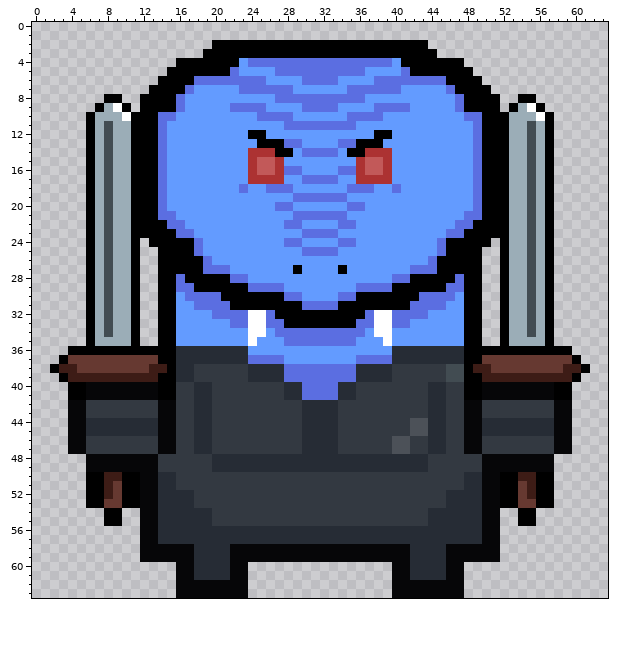
Edited in one commit: pixel-art sprite (Game/Assets/Entities/Snake_warrior.png). This is how it looked before the edit.
The file is 64x64 pixels. Colours within 5 levels of each other are drawn and written as one.
And afterwards:
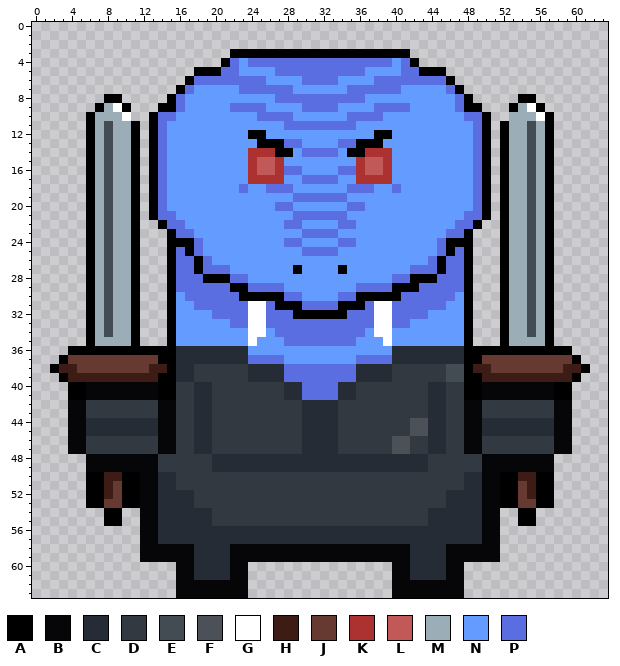
Palette (. is transparent): A #000000  B #060608  C #262c35  D #333941  E #424c52  F #4c5158  G #ffffff  H #3d1c16  J #663931  K #ac3232  L #c25959  M #9badb7  N #639bff  P #5b6ee1
Diff:
The edit turns colour A into colour G in row 31 at x 24 to 25 and 38 to 39.
The edit turns colour A into colour P in row 4 at x 22 and 41; in row 5 at x 21 and 42; in row 25 at x 16 and 47; in rows 26 to 27 at x 16 to 17 and 46 to 47; in row 28 at x 17 to 18 and 45 to 46; in row 29 at x 18 to 21 and 43 to 45.
The edit turns colour A into colour P in row 30 at x 21 to 22 and 41 to 42; in row 31 at x 22 to 23, 26, 37 and 40 to 41; in row 32 at x 27 to 28 and 35 to 36; in row 33 at x 28 to 35.
Colour A is gone in row 2 at x 20 to 43; in row 3 at x 19 to 21 and 42 to 44; in row 4 at x 16 to 20 and 43 to 47; in row 5 at x 15 to 17 and 46 to 48; in row 6 at x 14 to 16 and 47 to 49; in row 7 at x 13 to 15 and 48 to 50.
Colour A is gone in row 8 at x 12 to 14 and 49 to 51; in row 9 at x 12 to 13 and 50 to 51; in row 10 at x 11 to 12 and 51 to 52; in rows 11 to 21 at x 12 and 51; in row 22 at x 12 to 13 and 50 to 51; in row 23 at x 12 to 14 and 49 to 51.
Colour A is gone in row 24 at x 13 to 14 and 49 to 50; in rows 25 to 35 at x 14 and 49.
Boxes around the changes in both pictures, in picture pixels (x1, y1, x2, y2):
changed: (131, 40, 509, 346)
